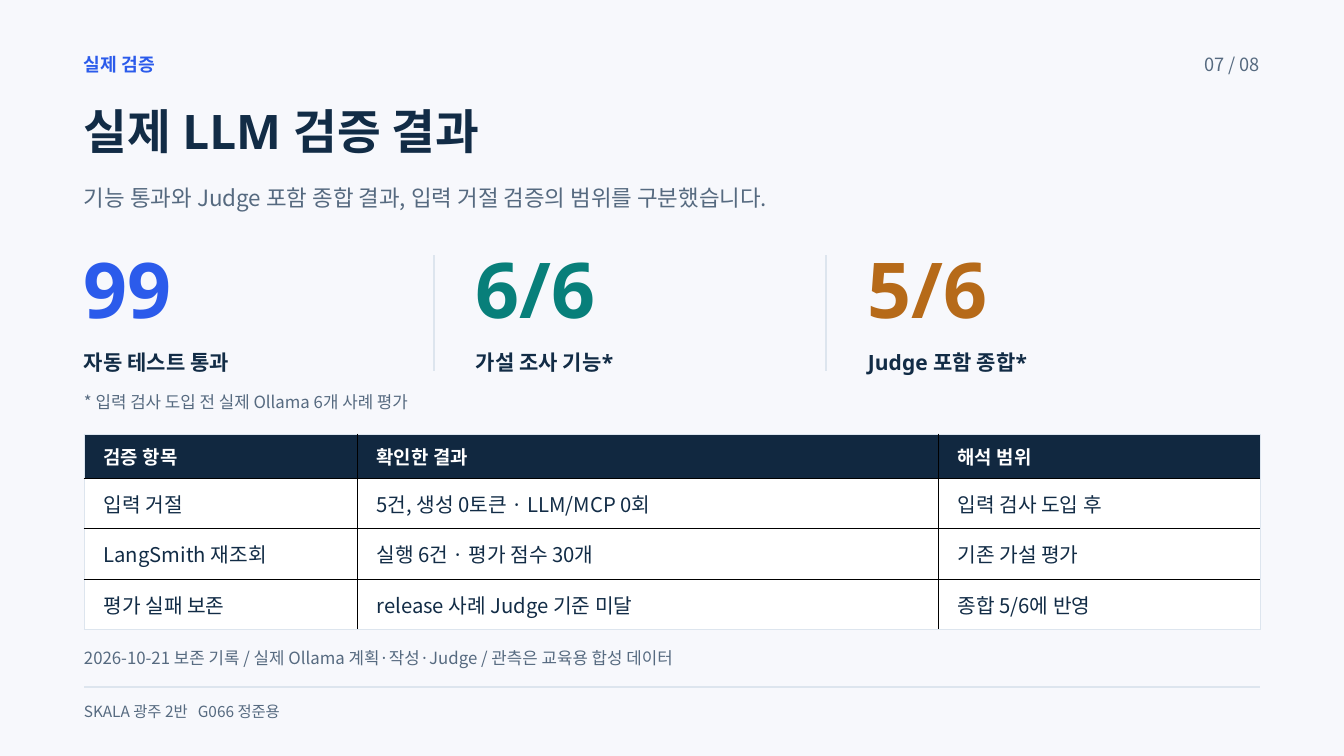
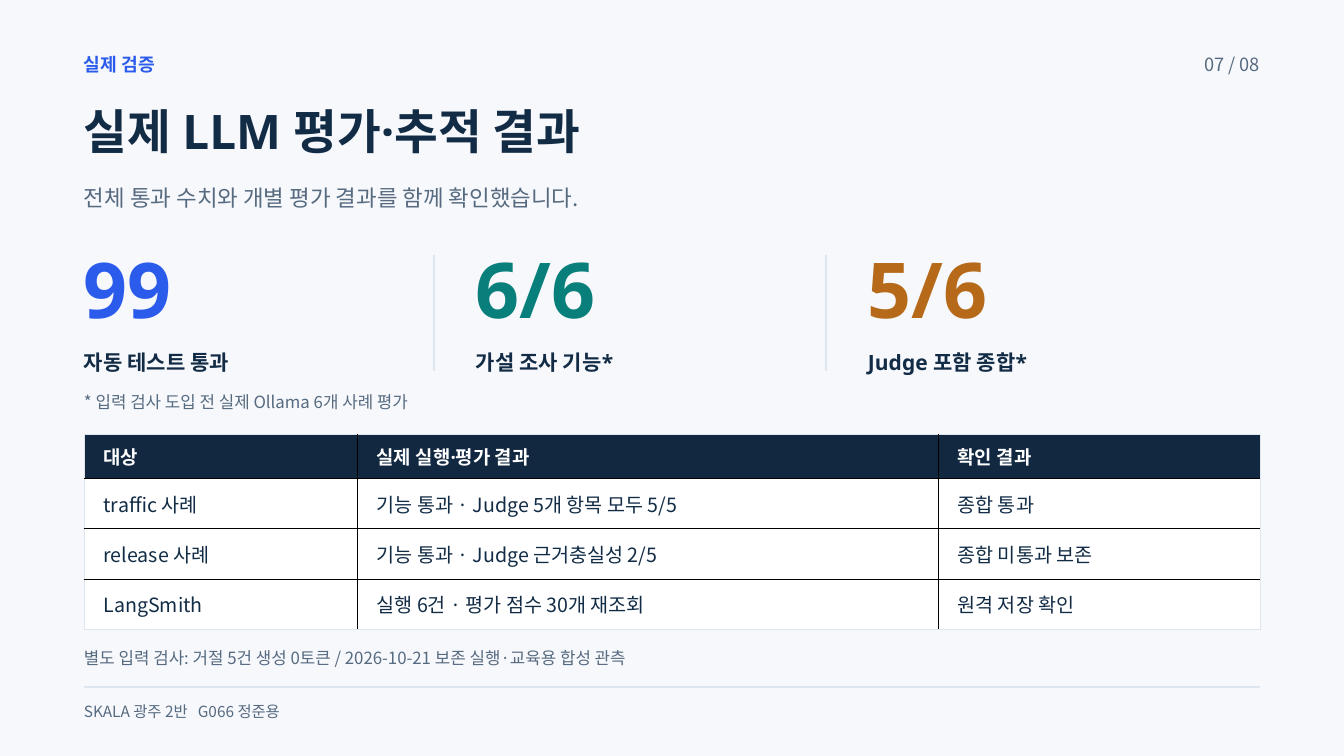
Before and after one commit to beshurl/skala-ai-mini-project, a slide deck: slide 7 of doc/presentation/운영진단_에이전트_5분발표.pptx. Drawn at 1344x756 pixels with LibreOffice and Linux fonts; fonts in the diff are those of the drawing. Boxes give left, top, right and bottom in pixels: in the first picture for what was removed or moved away, otherwise in the second. Text is boxed around its words. In the diff, an @@ line names an element or a change of style, - is before the commit and + after.

```diff
--- a/doc/presentation/운영진단_에이전트_5분발표.pptx
+++ b/doc/presentation/운영진단_에이전트_5분발표.pptx
@@ text at (x1=84, y1=109, x2=581, y2=154): text changed @@
-실제 LLM 검증 결과
+실제 LLM 평가·추적 결과
@@ text at (x1=84, y1=187, x2=579, y2=208): text changed @@
-기능 통과와 Judge 포함 종합 결과, 입력 거절 검증의 범위를 구분했습니다.
+전체 통과 수치와 개별 평가 결과를 함께 확인했습니다.
@@ table at (x1=84, y1=434, x2=1260, y2=624) @@
-row 1: 검증 항목 | 확인한 결과 | 해석 범위
+row 1: 대상 | 실제 실행·평가 결과 | 확인 결과
-row 2: 입력 거절 | 5건, 생성 0토큰 · LLM/MCP 0회 | 입력 검사 도입 후
+row 2: traffic 사례 | 기능 통과 · Judge 5개 항목 모두 5/5 | 종합 통과
-row 3: LangSmith 재조회 | 실행 6건 · 평가 점수 30개 | 기존 가설 평가
+row 3: release 사례 | 기능 통과 · Judge 근거충실성 2/5 | 종합 미통과 보존
-row 4: 평가 실패 보존 | release 사례 Judge 기준 미달 | 종합 5/6에 반영
+row 4: LangSmith | 실행 6건 · 평가 점수 30개 재조회 | 원격 저장 확인
@@ text at (x1=84, y1=650, x2=626, y2=666): text changed @@
-2026-10-21 보존 기록 / 실제 Ollama 계획·작성·Judge / 관측은 교육용 합성 데이터
+별도 입력 검사: 거절 5건 생성 0토큰 / 2026-10-21 보존 실행·교육용 합성 관측
```
Also in this commit, not shown: 3 other slides changed, 6 other files.
